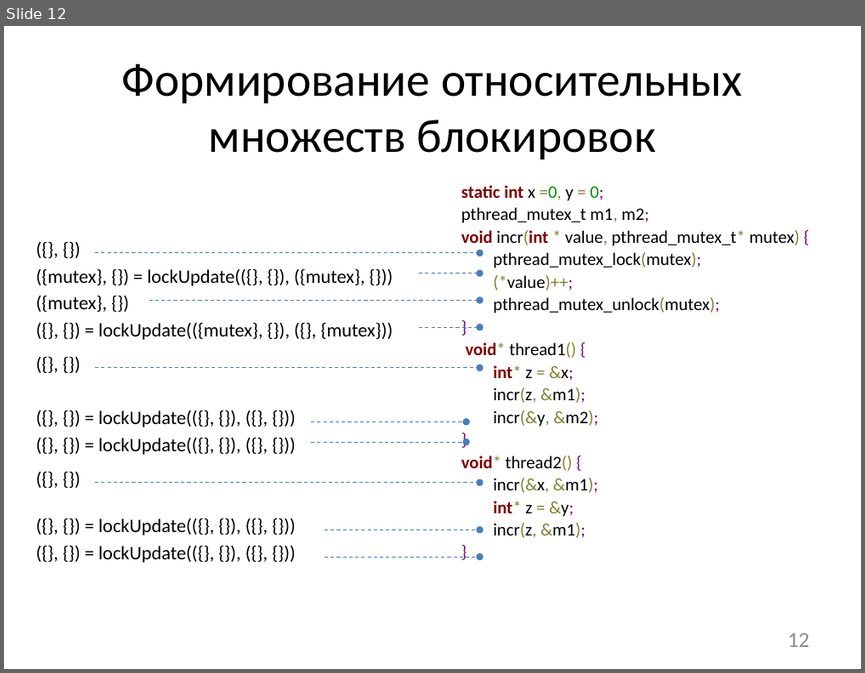
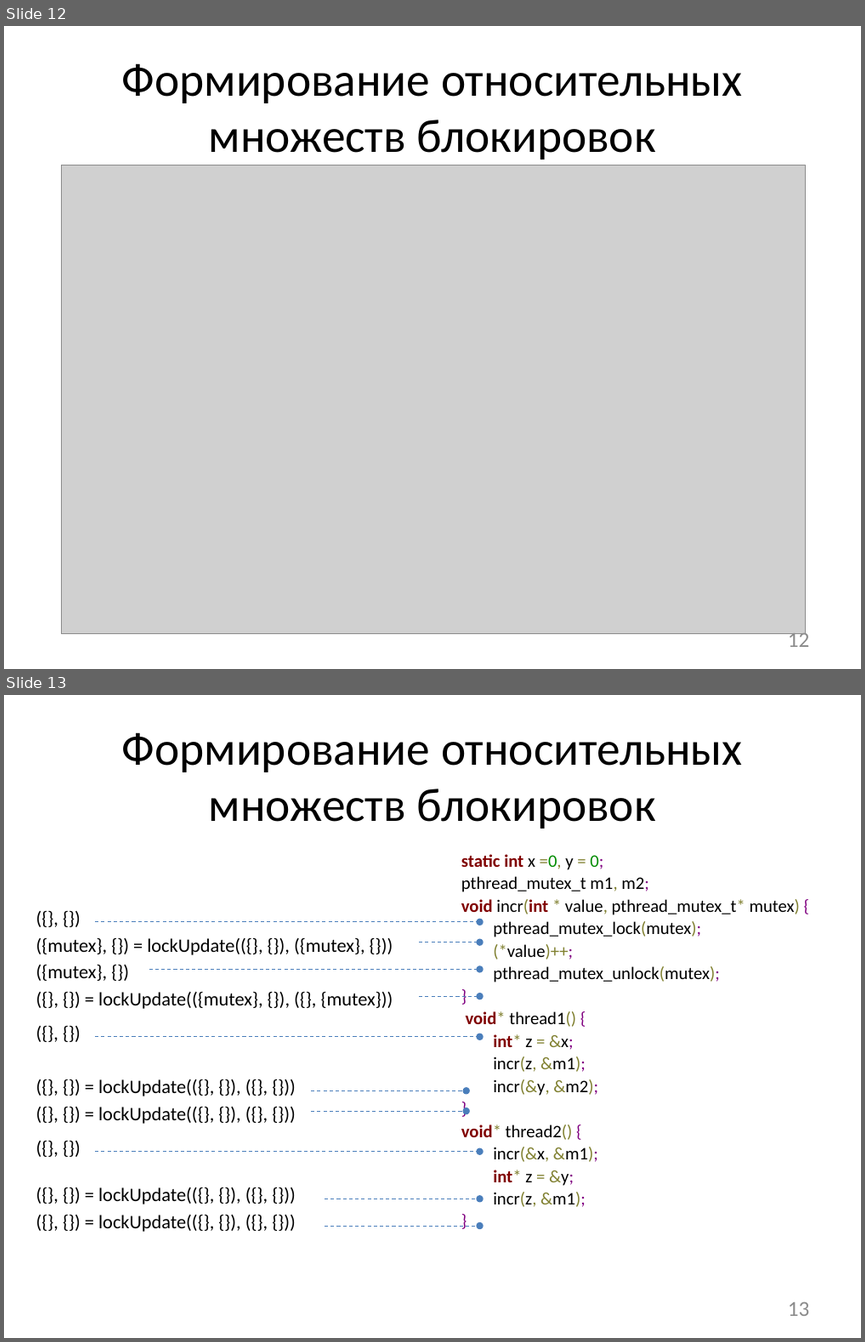
Before and after one commit to afrolovskiy/diplom, a slide deck: presentations/diplom/static race detection.pptx. Shown one above the other, each under a label of ours: slide 12 before the commit, slides 12 and 13 after it. The pictures are 865x673 and 865x1342 pixels, drawn with LibreOffice and Linux fonts; fonts in the diff are those of the drawing; grey boxes stand for pictures. Boxes give left, top, right and bottom in pixels: in the first picture for what was removed or moved away, otherwise in the second. Text is boxed around its words. In the diff, an @@ line names an element or a change of style, - is before the commit and + after.

```diff
--- a/presentations/diplom/static race detection.pptx
+++ b/presentations/diplom/static race detection.pptx
@@ slide 12 added at <box>4,26,861,669</box>, background #FFFFFF @@
@@ title added at <box>122,63,743,159</box>, 39.6 pt, text #000000 @@
+Формирование относительных множеств блокировок
@@ picture added at <box>62,165,806,633</box> @@
@@ page number added at <box>788,630,810,646</box>, 18 pt, text #8C8C8C @@
+12
@@ what was slide 12 is now slide 13 @@
@@ page number at <box>788,1302,810,1315</box>: text changed @@
-12
+13
```
Also in this commit, not shown: 1 slide changed.
